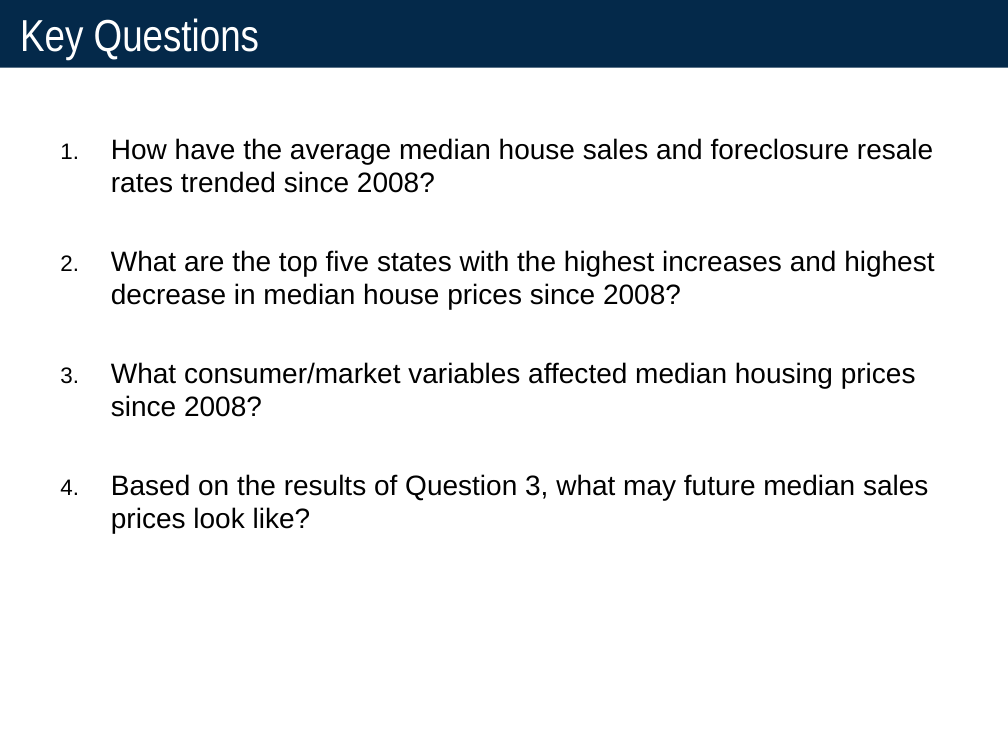
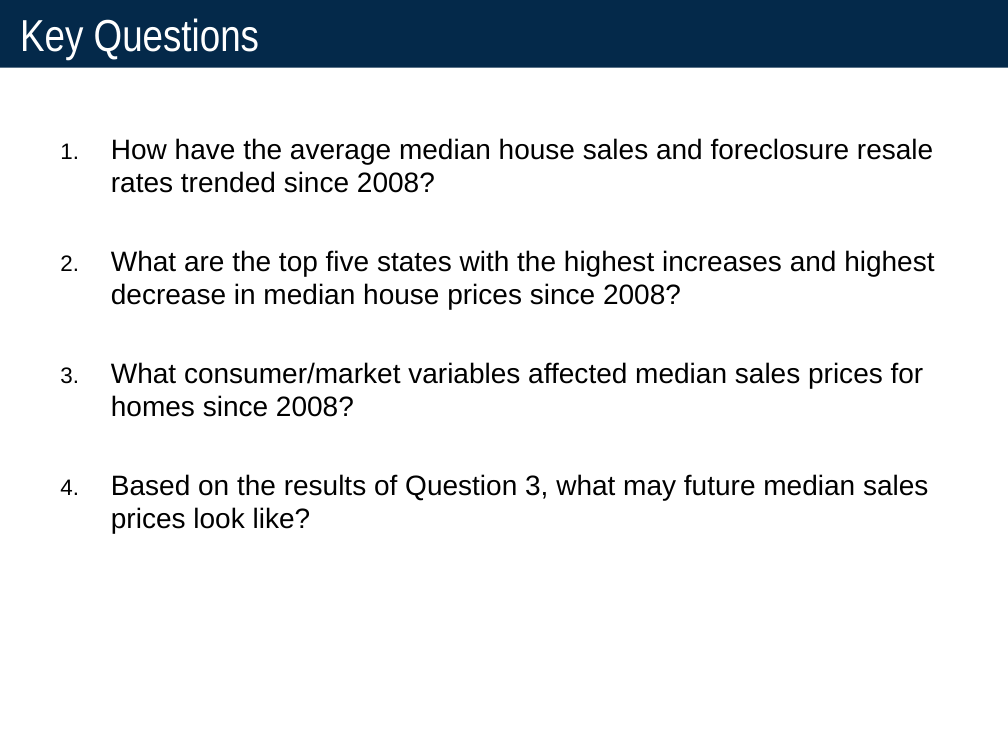
Before and after one commit to cmarchini19/US-Housing-Market-Analysis, a slide deck: slide 4 of Presentation and Analysis/US Housing Market Analysis_Draft_1-18-2020.pptx. Drawn at 1008x756 pixels with LibreOffice and Linux fonts; fonts in the diff are those of the drawing. Boxes give left, top, right and bottom in pixels: in the first picture for what was removed or moved away, otherwise in the second. Text is boxed around its words. In the diff, an @@ line names an element or a change of style, - is before the commit and + after.

```diff
--- a/Presentation and Analysis/US Housing Market Analysis_Draft_1-18-2020.pptx
+++ b/Presentation and Analysis/US Housing Market Analysis_Draft_1-18-2020.pptx
@@ text at (111,362,924,417): text changed @@
-3. What consumer/market variables affected median housing prices since 2008?
+3. What consumer/market variables affected median sales prices for homes since 2008?
```
Also in this commit, not shown: 2 other slides changed, 1 other file.
